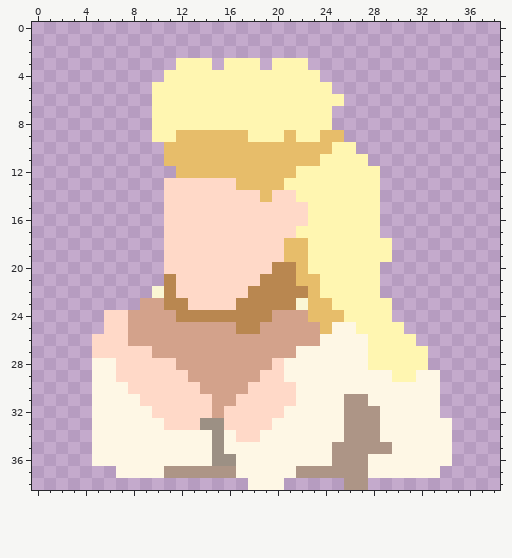
Edited in one commit: pixel-art sprite (Assets/Resources/Sprites/portraits/portraitElara.png). The picture above was drawn from the file before the commit.
The file is 39x39 pixels. Colours within 5 levels of each other are drawn and written as one.
The result:
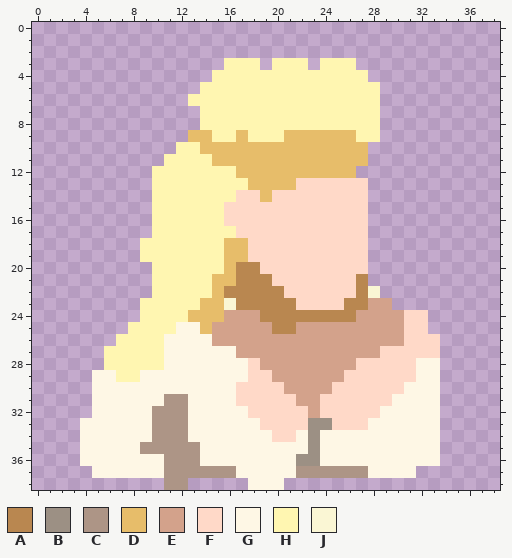
Palette (. is transparent): A #b98750  B #9c9084  C #ad9586  D #e7bd6a  E #d3a28b  F #ffd9c8  G #fef7e5  H #fff6b1  J #faf6d4
Difference:
@@ x 0..38 @@
  2 .......................................
- 3 ............HHH.HHH.HHH................
- 4 ...........HHHHHHHHHHHHH...............
- 5 ..........HHHHHHHHHHHHHHH..............
- 6 ..........HHHHHHHHHHHHHHHH.............
- 7 ..........HHHHHHHHHHHHHHH..............
- 8 ..........HHHHHHHHHHHHHHH..............
- 9 ..........HHDDDDDDHHHDHHDD.............
-10 ...........DDDDDDDDDDDDDDHH............
-11 ...........DDDDDDDDDDDDDHHHH...........
-12 ............DDDDDDDDDDHHHHHHH..........
-13 ...........FFFFFFDDDDHHHHHHHH..........
-14 ...........FFFFFFFFDFFHHHHHHH..........
-15 ...........FFFFFFFFFFFFHHHHHH..........
-16 ...........FFFFFFFFFFFFHHHHHH..........
-17 ...........FFFFFFFFFFFHHHHHHH..........
-18 ...........FFFFFFFFFFDDHHHHHHH.........
-19 ...........FFFFFFFFFFDDHHHHHHH.........
-20 ...........FFFFFFFFFAADHHHHHH..........
-21 ...........AFFFFFFFAAADDHHHHH..........
-22 ..........JAFFFFFFAAAAADHHHHH..........
-23 .........EEAAFFFFAAAAAJDDHHHHH.........
-24 ......FFEEEEAAAAAAAAEEEDDDHHHH.........
-25 ......FFEEEEEEEEEAAEEEEEDGGHHHH........
-26 .....FFFEEEEEEEEEEEEEEEEGGGGHHHH.......
-27 .....FFFFFEEEEEEEEEEEEGGGGGGHHHHH......
-28 .....GGFFFFFEEEEEEEEFGGGGGGGHHHHH......
-29 .....GGFFFFFFEEEEEEFFGGGGGGGGGHHGG.....
-30 .....GGGFFFFFFEEEEFFFFGGGGGGGGGGGG.....
-31 .....GGGGFFFFFFEEFFFFFGGGGCCGGGGGG.....
-32 .....GGGGGFFFFFEFFFFFGGGGGCCCGGGGG.....
-33 .....GGGGGGFFFBBFFFFGGGGGGCCCGGGGGG....
-34 .....GGGGGGGGGGBGFFGGGGGGGCCCGGGGGG....
-35 .....GGGGGGGGGGBGGGGGGGGGCCCCCGGGGG....
-36 .....GGGGGGGGGGBBGGGGGGGGCCCGGGGGGG....
-37 .......GGGGCCCCCCGGGGGCCCCCCGGGGGG.....
-38 ..................GGG.....CC...........
+ 3 ................HHH.HHH.HHH............
+ 4 ...............HHHHHHHHHHHHH...........
+ 5 ..............HHHHHHHHHHHHHHH..........
+ 6 .............HHHHHHHHHHHHHHHH..........
+ 7 ..............HHHHHHHHHHHHHHH..........
+ 8 ..............HHHHHHHHHHHHHHH..........
+ 9 .............DDHHDHHHDDDDDDHH..........
+10 ............HHDDDDDDDDDDDDDD...........
+11 ...........HHHHDDDDDDDDDDDDD...........
+12 ..........HHHHHHHDDDDDDDDDD............
+13 ..........HHHHHHHHDDDDFFFFFF...........
+14 ..........HHHHHHHFFDFFFFFFFF...........
+15 ..........HHHHHHFFFFFFFFFFFF...........
+16 ..........HHHHHHFFFFFFFFFFFF...........
+17 ..........HHHHHHHFFFFFFFFFFF...........
+18 .........HHHHHHHDDFFFFFFFFFF...........
+19 .........HHHHHHHDDFFFFFFFFFF...........
+20 ..........HHHHHHDAAFFFFFFFFF...........
+21 ..........HHHHHDDAAAFFFFFFFA...........
+22 ..........HHHHHDAAAAAFFFFFFAJ..........
+23 .........HHHHHDDJAAAAAFFFFAAEE.........
+24 .........HHHHDDDEEEAAAAAAAAEEEEFF......
+25 ........HHHHGGDEEEEEAAEEEEEEEEEFF......
+26 .......HHHHGGGGEEEEEEEEEEEEEEEEFFF.....
+27 ......HHHHHGGGGGGEEEEEEEEEEEEFFFFF.....
+28 ......HHHHHGGGGGGGFEEEEEEEEFFFFFGG.....
+29 .....GGHHGGGGGGGGGFFEEEEEEFFFFFFGG.....
+30 .....GGGGGGGGGGGGFFFFEEEEFFFFFFGGG.....
+31 .....GGGGGGCCGGGGFFFFFEEFFFFFFGGGG.....
+32 .....GGGGGCCCGGGGGFFFFFEFFFFFGGGGG.....
+33 ....GGGGGGCCCGGGGGGFFFFBBFFFGGGGGG.....
+34 ....GGGGGGCCCGGGGGGGFFGBGGGGGGGGGG.....
+35 ....GGGGGCCCCCGGGGGGGGGBGGGGGGGGGG.....
+36 ....GGGGGGGCCCGGGGGGGGBBGGGGGGGGGG.....
+37 .....GGGGGGCCCCCCGGGGGCCCCCCGGGG.......
+38 ...........CC.....GGG..................
Where, in picture pixels (left, top, right, bottom), the same in both pictures:
changed: (80, 58, 452, 490)
